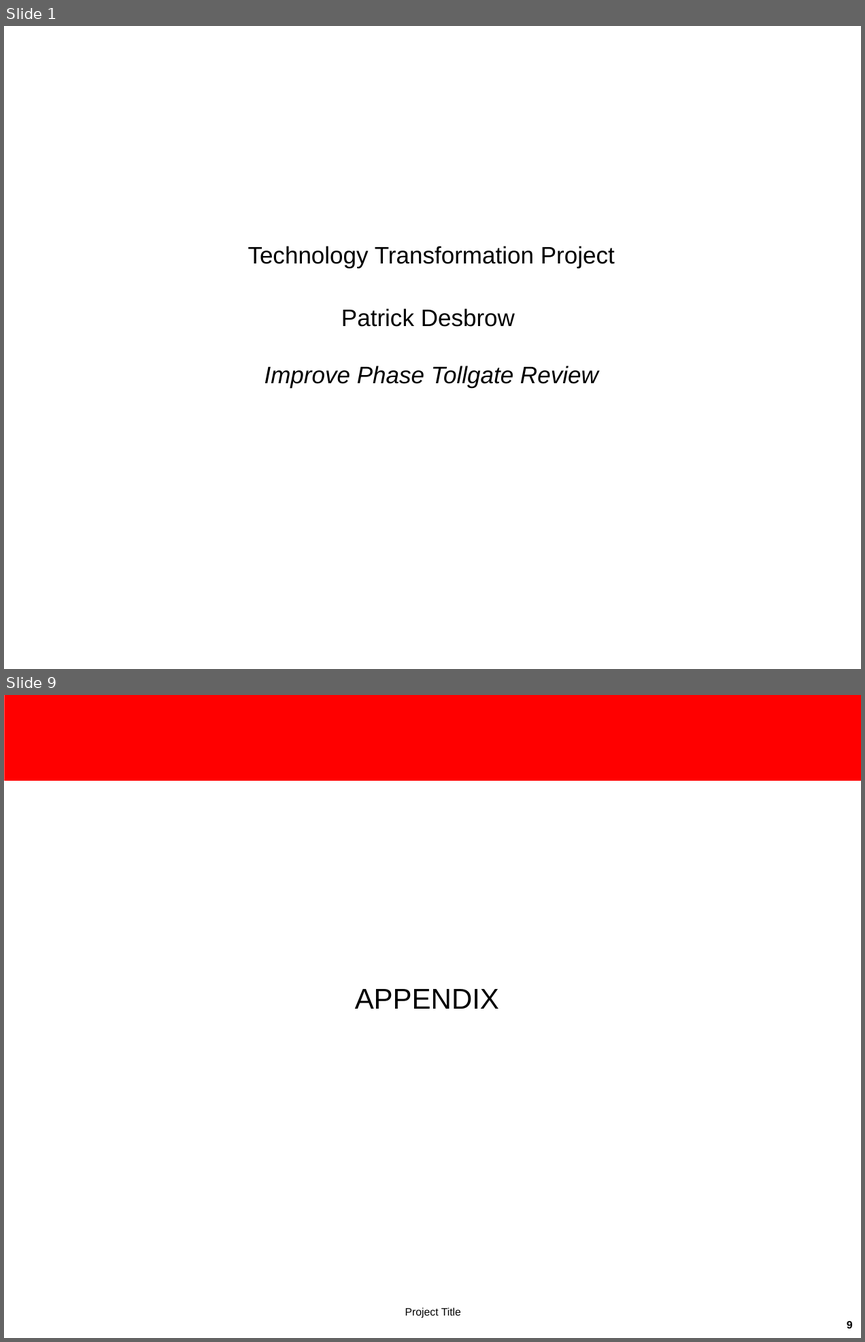
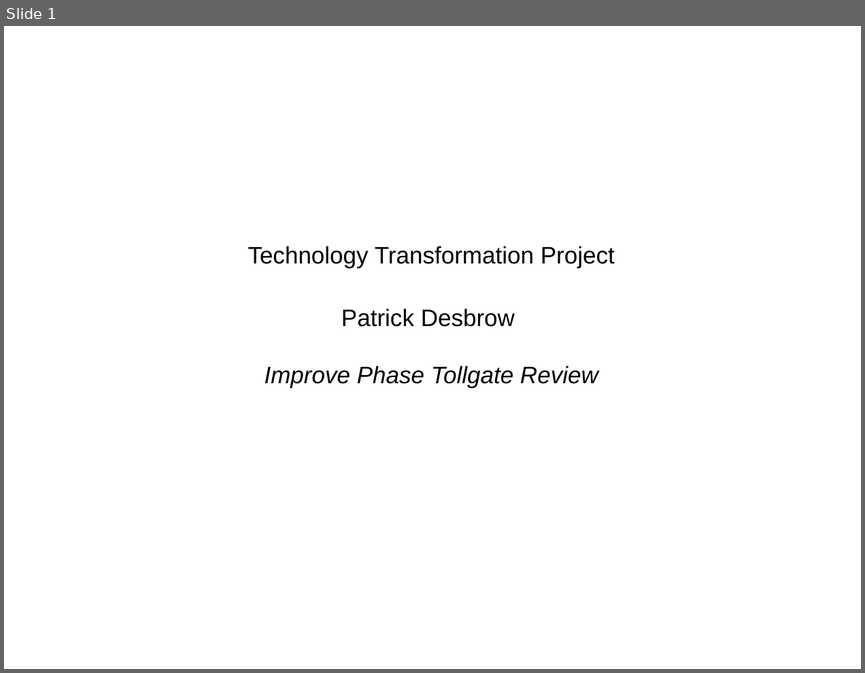
Before and after one commit to PatrickDesbrow/Management-Lean-Six-Sigma, a slide deck: Project - Technology Transformation/Toll Gate Presentation - Improve.ppt. Shown one above the other, each under a label of ours: slides 1 and 9 before the commit, slide 1 after it; the slides between them are not shown. The pictures are 865x1342 and 865x673 pixels, drawn with LibreOffice and Linux fonts; fonts in the diff are those of the drawing; background and template pictures are left out. Boxes give left, top, right and bottom in pixels: in the first picture for what was removed or moved away, otherwise in the second. Text is boxed around its words. In the diff, an @@ line names an element or a change of style, - is before the commit and + after.

Commit message:
2 Six Sigma DMAIC Project Tollgate Presentations

```diff
--- a/Project - Technology Transformation/Toll Gate Presentation - Improve.ppt
+++ b/Project - Technology Transformation/Toll Gate Presentation - Improve.ppt
@@ slide 9 removed at <box>4,695,861,1338</box>, background #FFFFFF @@
@@ rectangle removed at <box>4,695,861,781</box> @@
@@ text removed at <box>355,989,499,1008</box> @@
-APPENDIX
@@ text removed at <box>405,1307,461,1318</box> @@
-Project Title
@@ page number removed at <box>847,1321,853,1328</box> @@
-9
```
Also in this commit, not shown: 14 slides changed, 2 slides added, 1 other slide removed, 8 other files.
